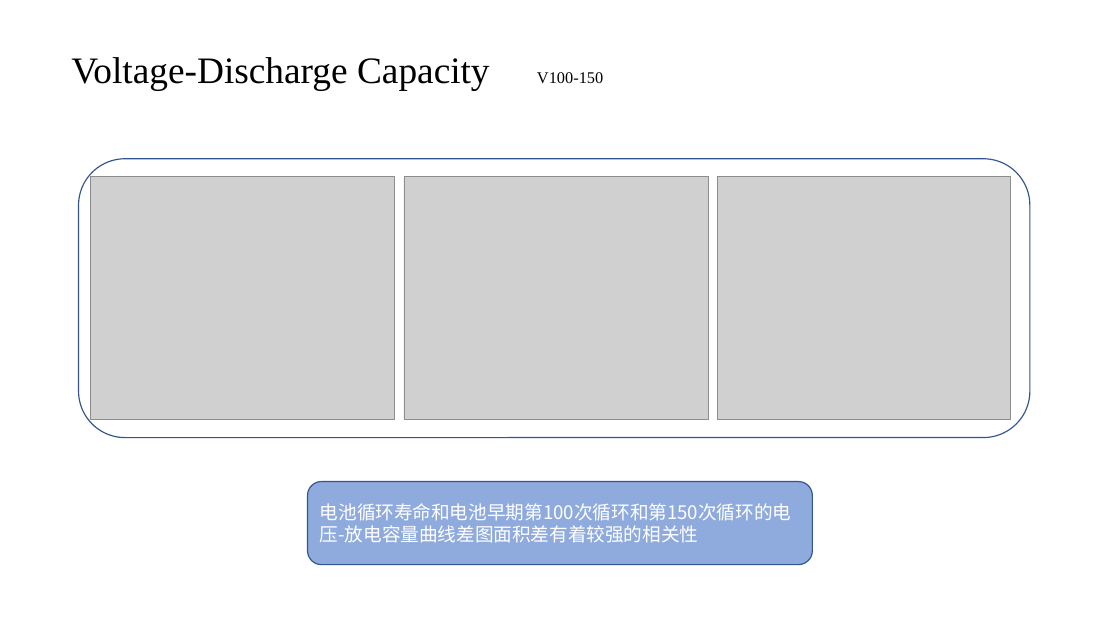
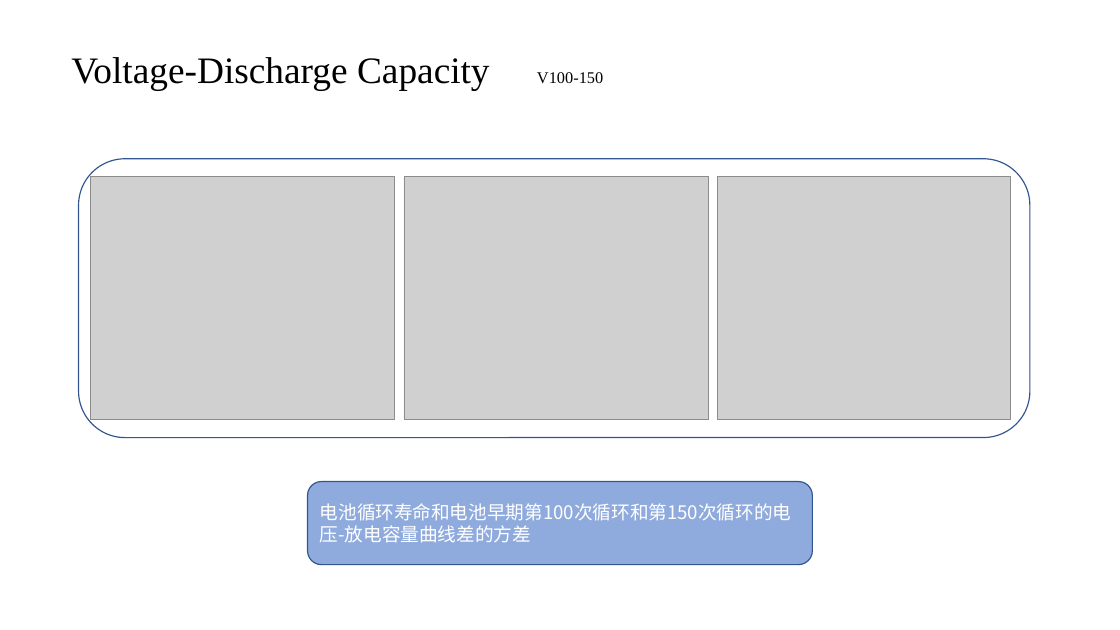
Before and after one commit to lucking666/sys, a slide deck: slide 9 of 卢老师论文汇报/1108.pptx. Drawn at 1120x630 pixels with LibreOffice and Linux fonts; fonts in the diff are those of the drawing; grey boxes stand for pictures. Boxes give left, top, right and bottom in pixels: in the first picture for what was removed or moved away, otherwise in the second. Text is boxed around its words. In the diff, an @@ line names an element or a change of style, - is before the commit and + after.

```diff
--- a/卢老师论文汇报/1108.pptx
+++ b/卢老师论文汇报/1108.pptx
@@ text in rounded rectangle at bbox=[320, 503, 792, 543]: text changed @@
-电池循环寿命和电池早期第100次循环和第150次循环的电压-放电容量曲线差图面积差有着较强的相关性
+电池循环寿命和电池早期第100次循环和第150次循环的电压-放电容量曲线差的方差
```
Also in this commit, not shown: 1 other slide changed, 9 other files.
